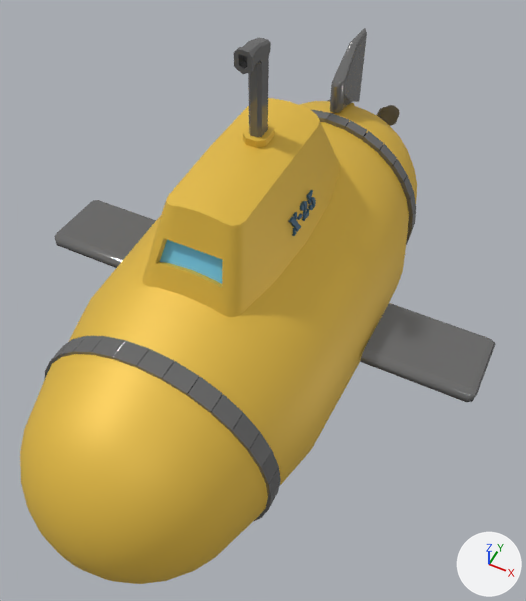
Two versions of the glTF model assets/models/submarine.gltf, one commit apart.
Camera for both pictures: a 50 mm camera at (1.96, -3.86, 4.69) aimed at (0.18, -0.3, 0.24). The axes (+X, +Y, +Z) are drawn at lower right. The lights are the same throughout. Where no turn or scale is listed for an object, it has been applied to the vertices.

Before the edit, the objects in view are built like this:
```python
me_cube_001 = bpy.data.meshes.new('Cube.001')
me_cube_001.from_pydata(...)  # 68 vertices, 128 faces; spans x -10.86..1.45, y -1.0..1.09, z -0.92..0.92
me_cube_001.materials.append(mat_metalband)  # grey #777777
me_cube_002 = bpy.data.meshes.new('Cube.002')
me_cube_002.from_pydata(...)  # 84 vertices, 160 faces; spans x -0.06..0.06, y -0.32..0.36, z 0.28..3.1
me_cube_002.materials.append(mat_metalband)  # grey #777777
me_sphere = bpy.data.meshes.new('Sphere')
me_sphere.from_pydata(...)  # 8437 vertices, 16782 faces; spans x -1.06..1.06, y -4.3..0.73, z -1.06..2.37
# faces by material slot: [1680, 8, 798, 14296]
me_sphere.materials.append(mat_submarineskin)  # yellow #e7bf46
me_sphere.materials.append(mat_window)  # cyan #74c9e7
me_sphere.materials.append(mat_metalband)  # grey #777777
me_sphere.materials.append(mat_lettering)  # dark blue #305b79
ob_fins = bpy.data.objects.new('fins', me_cube_001)
ob_fins.location = (1.529, 0.0, 0.0)
ob_fins.scale = (0.325, 0.325, 0.066)
ob_rudder = bpy.data.objects.new('rudder', me_cube_002)
ob_rudder.location = (-0.004, 1.815, -1.692)
ob_submarine = bpy.data.objects.new('submarine', me_sphere)
ob_submarine.location = (0.0, 1.598, 0.0)
```
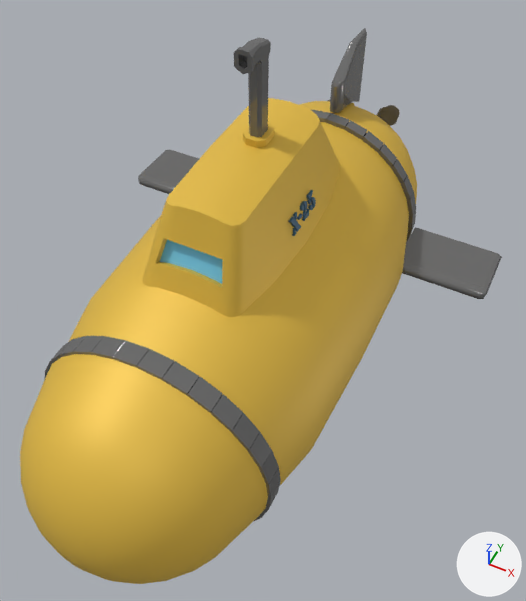
Pixel boxes (x1, y1, x2, y2) of what changed, in the pictures (526 x 601 px):
'fins', moved, rescaled (18% narrower, 26% shorter): before (54, 200, 496, 402); after (138, 149, 502, 299)

The change in detail:
Object 'fins' (ob_fins) moves from (1.529, 0.0, 0.0) to (1.37, 1.055, 0.0).
Object 'fins' (ob_fins) is rescaled from (0.325, 0.325, 0.066) to (0.291, 0.291, 0.0591).
